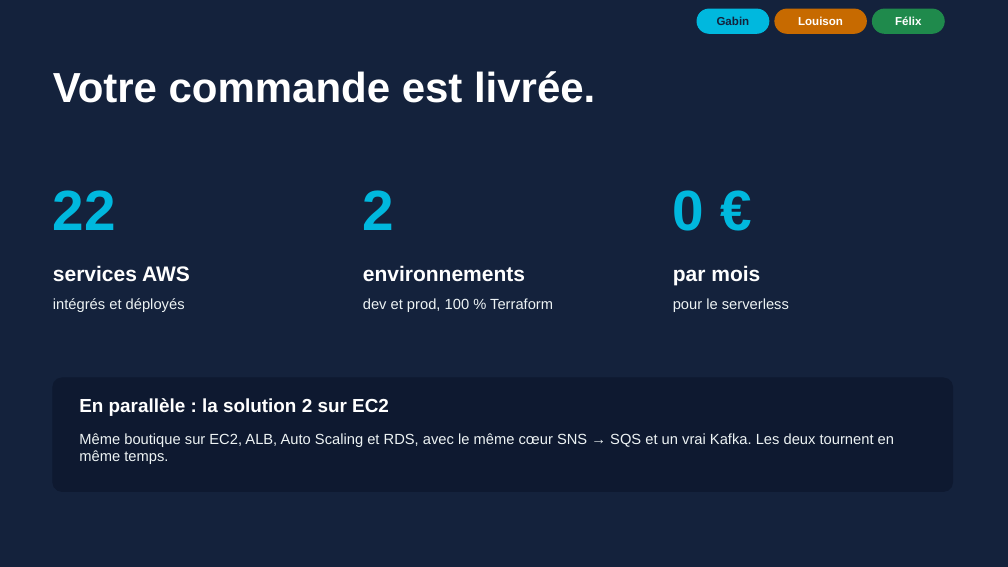
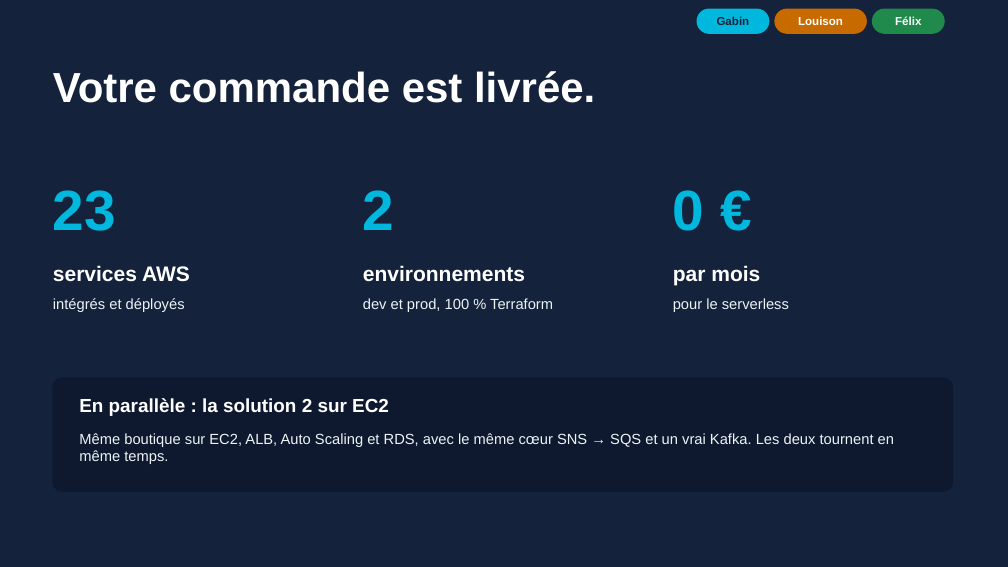
Before and after one commit to louizoom/shop-imt, a slide deck: slide 13 of docs/SHOP-IMT-presentation.pptx. Drawn at 1008x567 pixels with LibreOffice and Linux fonts; fonts in the diff are those of the drawing. Boxes give left, top, right and bottom in pixels: in the first picture for what was removed or moved away, otherwise in the second. Text is boxed around its words. In the diff, an @@ line names an element or a change of style, - is before the commit and + after.

```diff
--- a/docs/SHOP-IMT-presentation.pptx
+++ b/docs/SHOP-IMT-presentation.pptx
@@ text at (53,190,116,231): text changed @@
-22
+23
```
Also in this commit, not shown: 1 other slide changed.
